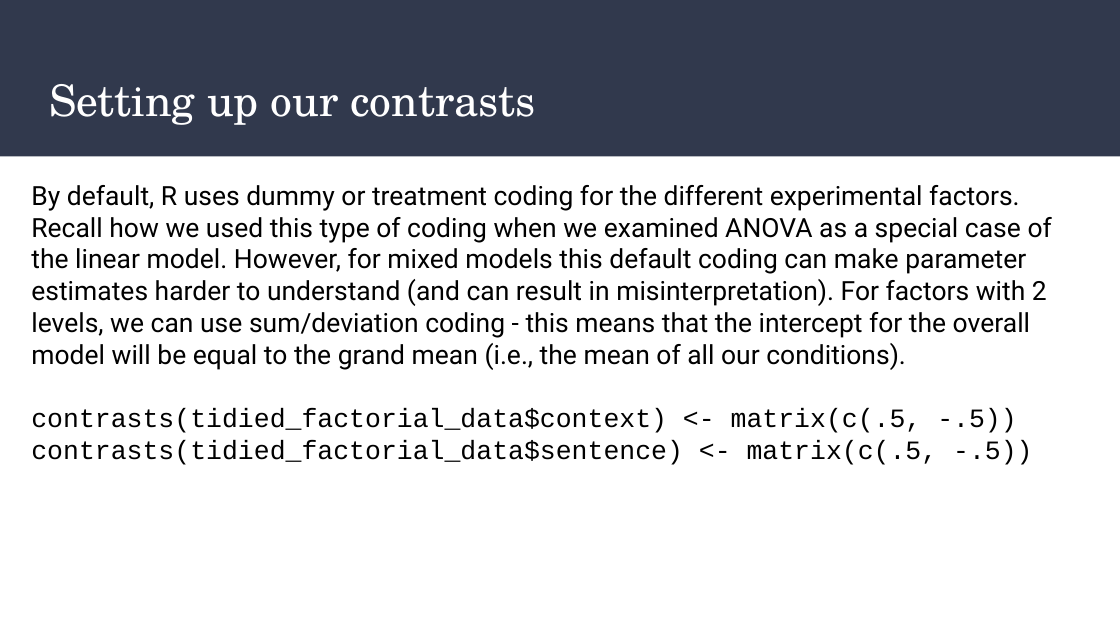
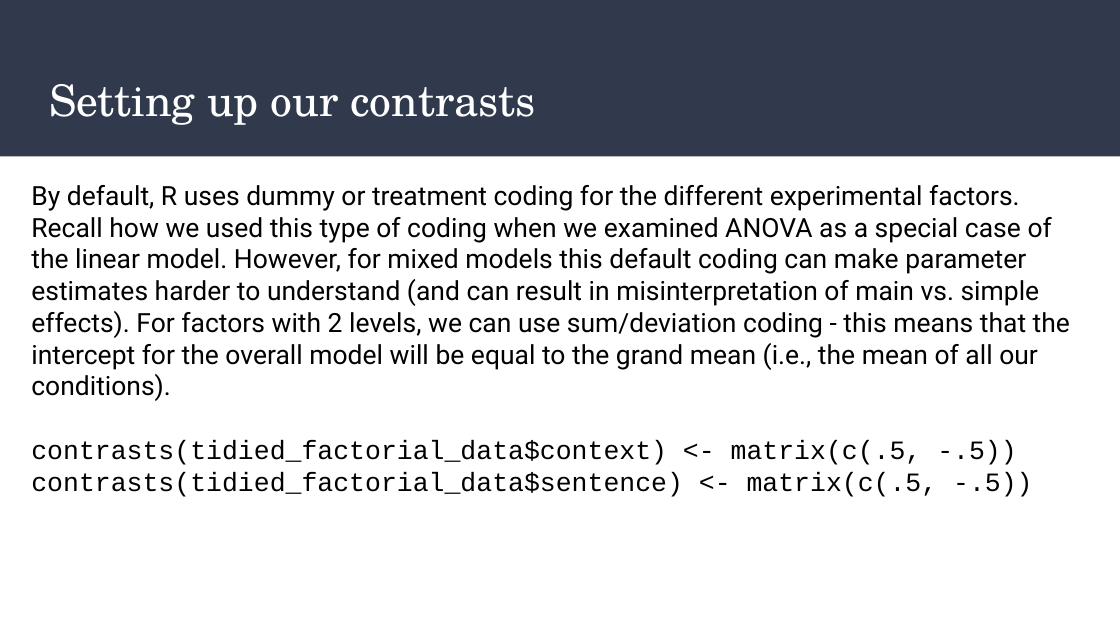
Before and after one commit to dannagifford/Wk5-16_mixed_models_pt2, a slide deck: slide 8 of slides/Mixed_Models_Part_2.odp. Drawn at 1120x630 pixels with LibreOffice and Linux fonts; fonts in the diff are those of the drawing. Boxes give left, top, right and bottom in pixels: in the first picture for what was removed or moved away, otherwise in the second. Text is boxed around its words. In the diff, an @@ line names an element or a change of style, - is before the commit and + after.

```diff
--- a/slides/Mixed_Models_Part_2.odp
+++ b/slides/Mixed_Models_Part_2.odp
@@ text at box(31, 185, 1070, 401): text changed @@
-By default, R uses dummy or treatment coding for the different experimental factors. Recall how we used this type of coding when we examined ANOVA as a special case of the linear model. However, for mixed models this default coding can make parameter estimates harder to understand (and can result in misinterpretation). For factors with 2 levels, we can use sum/deviation coding - this means that the intercept for the overall model will be equal to the grand mean (i.e., the mean of all our conditions).
+By default, R uses dummy or treatment coding for the different experimental factors. Recall how we used this type of coding when we examined ANOVA as a special case of the linear model. However, for mixed models this default coding can make parameter estimates harder to understand (and can result in misinterpretation of main vs. simple effects). For factors with 2 levels, we can use sum/deviation coding - this means that the intercept for the overall model will be equal to the grand mean (i.e., the mean of all our conditions).
```
Also in this commit, not shown: 4 other slides changed, 2 slides added, 1 other file.
